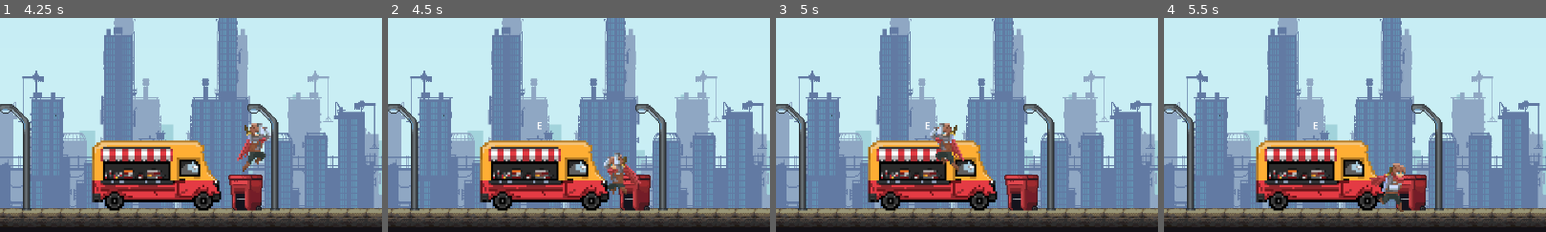
Above: before the commit, frames 1-4 (left to right).
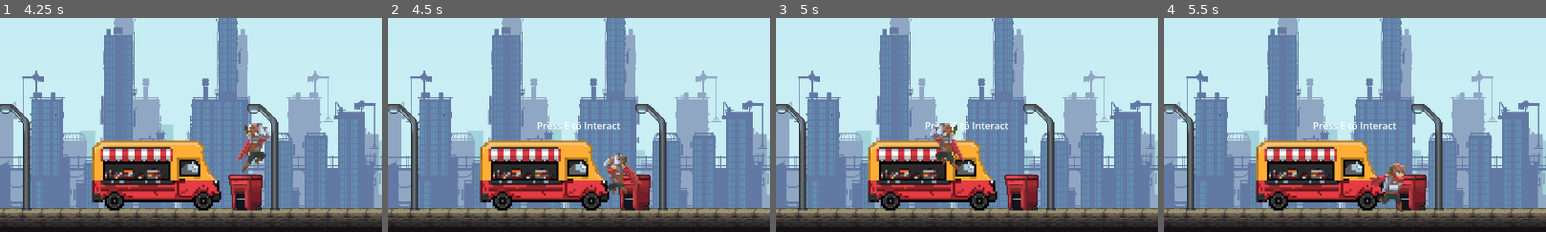
Above: after the commit, the same moments.

Repository: taylandeveci/FoodStand
Game: Godot game, scene res://scenes/main.tscn
The game is run twice, just before and just after one commit, with the same random seed, the same clock (stepped at 60 frames per second) and the same inputs.
Inputs (mouse positions are % of the whole screen's width and height, from its top left):
- Up to frame 1 (4.25 s): tap Enter at 0.5 s; move the mouse to (72, 45) at 0.52 s; hold D (move_right) 0.53-2.03 s; tap E (interact) at 0.6, 2.3, 3.6 s; tap Space (jump) at 0.77, 1.52, 3.02, 3.77 s; tap J (recipe_a) at 0.8, 1.35, 3.05 s; move the mouse to (30, 55) at 1.27 s; tap K (recipe_b) at 1.55, 2.1, 3.8 s; move the mouse to (60, 28) at 2.02 s; hold A (move_left) 2.03-2.78 s; move the mouse to (45, 70) at 2.77 s; hold D (move_right) from 2.78 s (still down); click (45, 70) at 2.85 s; move the mouse to (80, 65) at 3.52 s
- Up to frame 2 (4.5 s): move the mouse to (20, 35) at 4.27 s; release D (move_right) at 4.28 s; hold A (move_left) from 4.28 s (still down); tap J (recipe_a) at 4.35 s
- Up to frame 3 (5 s): keep holding A (move_left); tap Space (jump) at 4.52 s; tap E (interact) at 4.55 s
- Up to frame 4 (5.5 s): tap E (interact) at 5 s; move the mouse to (55, 50) at 5.02 s; release A (move_left) at 5.03 s; hold D (move_right) from 5.03 s (still down); tap K (recipe_b) at 5.1 s; tap J (recipe_a) at 5.3 s
The pictures show only the part of the screen within x 27-77%, y 46-96%; the shares and areas given below are measured in that part.

Frame 1 is identical in both runs. In frame 2, 0.3% of the frame differs, in the area x 39-61%, y 48-53%; in frame 3, 0.3%; in frame 4, 0.3%.

Commit message:
Add customer queue and recipe hint UI
Introduce a customer queue system and recipe hint support.

- Added customers_per_day, customers_served_today, customer_queue and queue_spacing to main.gd and reset logic at morning start/clear.
- Replaced single-customer spawn with spawn_customer_queue which instantiates multiple customers, connects their signals, and positions them in a queue.
- Added update_queue_positions, advance_queue and adapted customer signal handlers to accept customer instances (_on_customer_arrived, _on_customer_exited, _on_customer_patience_ran_out).
- Track served customers and transition day end when quota reached; updated status/result messages accordingly.
- Integrated recipe hint flow: main.gd now calls food_cart.set_recipe_hint(...) when showing/clearing recipe hints during recipe input, success, and failure.
- Modified food_cart.gd to add set_recipe_hint(text) and improved prompt_label behavior (default "Press E to Interact", clear text on exit).

These changes allow multiple customers to queue, improve customer flow handling, and surface recipe hints on the food cart UI.

Diff:
--- a/scripts/food_cart.gd
+++ b/scripts/food_cart.gd
@@ -41,10 +41,17 @@
 		print("E basildi, cart interact")
 		interacted.emit()
 
+func set_recipe_hint(text_value: String) -> void:
+	if prompt_label:
+		prompt_label.text = text_value
+		prompt_label.visible = true
+
 func _on_body_entered(body: Node) -> void:
 	print("InteractArea body_entered:", body.name)
 	if body.is_in_group("player"):
 		player_in_range = true
+		if prompt_label.text == "":
+			prompt_label.text = "Press E to Interact"
 		prompt_label.visible = true
 		print("player range icinde")
 
@@ -53,6 +60,7 @@
 	if body.is_in_group("player"):
 		player_in_range = false
 		prompt_label.visible = false
+		prompt_label.text = ""
 		print("player range disinda")
 
 func take_damage(amount: int) -> void:
--- a/scripts/main.gd
+++ b/scripts/main.gd
@@ -24,6 +24,11 @@
 @export var enemy_spawn_interval: float = 4.0
 @export var max_enemies_alive: int = 2
 
+@export var customers_per_day: int = 3
+var customers_served_today: int = 0
+var customer_queue: Array[Node2D] = []
+var queue_spacing: float = 65.0
+
 var money: int = 0
 var local_appeal: int = 0
 var game_state: int = GameState.CLEANING
@@ -128,6 +133,7 @@
 	recipe_input_active = false
 	player_recipe_input.clear()
 	current_recipe_sequence.clear()
+	customers_served_today = 0
 
 	clear_old_trash()
 	clear_customer()
@@ -156,6 +162,7 @@
 	for child in customer_container.get_children():
 		child.queue_free()
 	active_customer = null
+	customer_queue.clear()
 
 func clear_enemies() -> void:
 	for child in enemy_container.get_children():
@@ -228,49 +235,98 @@
 
 func open_cart() -> void:
 	game_state = GameState.CUSTOMER_WALKING
-	set_status("Stand opened. A customer is coming.")
+	set_status("Stand opened. Customers are coming!")
 	set_result("Stand opened!")
-	spawn_customer()
-
-func spawn_customer() -> void:
+	spawn_customer_queue()
+
+func spawn_customer_queue() -> void:
 	if customer_scene == null:
-		push_error("customer_scene atanmamis. Main node'unda Customer.tscn bagla.")
+		push_error("customer_scene atanmamis.")
 		return
 
 	clear_customer()
-
-	active_customer = customer_scene.instantiate()
-	customer_container.add_child(active_customer)
-	active_customer.global_position = customer_spawn_point.global_position
-
-	var order_keys: Array = recipes.keys()
-	current_order = order_keys[randi() % order_keys.size()]
-	current_recipe_sequence = recipes[current_order]
-	player_recipe_input.clear()
-	recipe_input_active = false
-
-	if active_customer.has_method("set_target"):
-		active_customer.call("set_target", customer_stop_point.global_position)
-
-	if active_customer.has_method("set_order_text"):
-		active_customer.call("set_order_text", current_order)
-
-	if active_customer.has_signal("arrived"):
-		active_customer.arrived.connect(_on_customer_arrived)
-
-	if active_customer.has_signal("exited"):
-		active_customer.exited.connect(_on_customer_exited)
-
-	if active_customer.has_signal("patience_ran_out"):
-		active_customer.patience_ran_out.connect(_on_customer_patience_ran_out)
-
-func _on_customer_patience_ran_out() -> void:
-	if game_state != GameState.CUSTOMER_WAITING and game_state != GameState.SERVING:
+	customers_served_today = 0
+
+	var dir = sign(customer_spawn_point.global_position.x - customer_stop_point.global_position.x)
+	if dir == 0:
+		dir = 1
+
+	for i in range(customers_per_day):
+		var customer = customer_scene.instantiate()
+		customer_container.add_child(customer)
+		customer.global_position = customer_spawn_point.global_position + Vector2(i * queue_spacing * dir, 0)
+
+		if customer.has_signal("arrived"):
+			customer.arrived.connect(_on_customer_arrived.bind(customer))
+		if customer.has_signal("exited"):
+			customer.exited.connect(_on_customer_exited.bind(customer))
+		if customer.has_signal("patience_ran_out"):
+			customer.patience_ran_out.connect(_on_customer_patience_ran_out.bind(customer))
+
+		customer_queue.append(customer)
+
+	update_queue_positions()
+
+func update_queue_positions() -> void:
+	var dir = sign(customer_spawn_point.global_position.x - customer_stop_point.global_position.x)
+	if dir == 0:
+		dir = 1
+
+	for i in range(customer_queue.size()):
+		var customer = customer_queue[i]
+		var target_pos = customer_stop_point.global_position
+		target_pos.x += i * queue_spacing * dir
+
+		if customer.has_method("set_target"):
+			customer.call("set_target", target_pos)
+
+func _on_customer_arrived(customer: Node2D) -> void:
+	if customer_queue.size() > 0 and customer_queue[0] == customer:
+		active_customer = customer
+		game_state = GameState.CUSTOMER_WAITING
+
+		var order_keys: Array = recipes.keys()
+		current_order = order_keys[randi() % order_keys.size()]
+		current_recipe_sequence = recipes[current_order]
+		player_recipe_input.clear()
+		recipe_input_active = false
+
+		if customer.has_method("set_order_text"):
+			customer.call("set_order_text", current_order)
+		if customer.has_method("show_order"):
+			customer.call("show_order")
+
+		set_status("Customer ready. Press E to start cooking.")
+		set_result("Order: %s" % current_order)
+	else:
+		if customer.has_method("stop_patience"):
+			customer.call_deferred("stop_patience")
+		if customer.has_method("hide_order"):
+			customer.call_deferred("hide_order")
+
+func advance_queue() -> void:
+	if customer_queue.size() > 0:
+		customer_queue.pop_front()
+
+	customers_served_today += 1
+	active_customer = null
+
+	if customers_served_today >= customers_per_day:
+		set_status("Day over. Waiting for customers to leave...")
+	else:
+		game_state = GameState.CUSTOMER_WALKING
+		update_queue_positions()
+
+func _on_customer_patience_ran_out(customer: Node2D) -> void:
+	if customer != active_customer:
 		return
 
 	recipe_input_active = false
 	player_recipe_input.clear()
 
+	if food_cart and food_cart.has_method("set_recipe_hint"):
+		food_cart.call("set_recipe_hint", "")
+
 	if service_panel:
 		service_panel.visible = false
 
@@ -279,24 +335,28 @@
 
 	game_state = GameState.CUSTOMER_LEAVING
 
-	if active_customer and active_customer.has_method("leave_to"):
-		active_customer.call("leave_to", customer_exit_point.global_position)
-
-func _on_customer_arrived() -> void:
-	game_state = GameState.CUSTOMER_WAITING
-	set_status("Customer ready. Press E to start cooking.")
-	set_result("Order: %s" % current_order)
-
-func _on_customer_exited() -> void:
-	active_customer = null
-
-	if game_state == GameState.CUSTOMER_LEAVING:
+	if customer.has_method("leave_to"):
+		customer.call("leave_to", customer_exit_point.global_position)
+
+	advance_queue()
+
+func _on_customer_exited(_customer: Node2D) -> void:
+	await get_tree().process_frame
+
+	if customers_served_today >= customers_per_day and customer_container.get_child_count() == 0:
+		set_status("Day over. Get ready for the night!")
+		await get_tree().create_timer(1.0).timeout
 		start_night_phase()
 
 func start_recipe_input_phase() -> void:
 	recipe_input_active = true
 	player_recipe_input.clear()
 
+	var combo_text = " + ".join(current_recipe_sequence)
+
+	if food_cart and food_cart.has_method("set_recipe_hint"):
+		food_cart.call("set_recipe_hint", "Recipe: " + combo_text)
+
 	set_status("Enter recipe for %s" % current_order)
 	set_result("Use recipe keys.")
 
@@ -327,6 +387,10 @@
 
 	if player_recipe_input.size() == current_recipe_sequence.size():
 		recipe_input_active = false
+
+		if food_cart and food_cart.has_method("set_recipe_hint"):
+			food_cart.call("set_recipe_hint", "")
+
 		set_status("Correct recipe! Now serve it.")
 		start_service_phase()
 
@@ -334,6 +398,9 @@
 	recipe_input_active = false
 	player_recipe_input.clear()
 
+	if food_cart and food_cart.has_method("set_recipe_hint"):
+		food_cart.call("set_recipe_hint", "")
+
 	set_status("Wrong recipe.")
 	set_result("Customer left without paying.")
 
@@ -341,6 +408,8 @@
 
 	if active_customer and active_customer.has_method("leave_to"):
 		active_customer.call("leave_to", customer_exit_point.global_position)
+
+	advance_queue()
 
 func start_service_phase() -> void:
 	game_state = GameState.SERVING
@@ -405,10 +474,11 @@
 	if active_customer and active_customer.has_method("leave_to"):
 		active_customer.call("leave_to", customer_exit_point.global_position)
 
-	set_status("Customer is leaving. Night is next.")
+	set_status("Customer is leaving. Next one coming.")
 	set_result("%s | +%d coin" % [result_text, coin_gain])
 
 	update_ui()
+	advance_queue()
 
 func start_night_phase() -> void:
 	game_state = GameState.NIGHT
